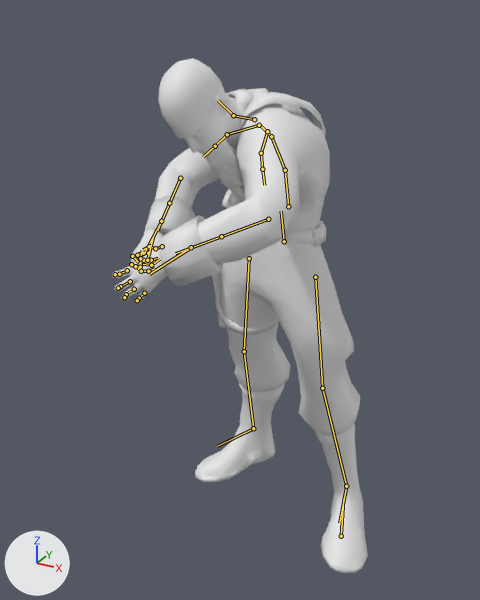
An edit to the glTF model assets_dev/worlds/mm8/models/mm8_m444.glb, drawn before and after from the same camera.
Both versions are drawn from a camera (50 mm lens) standing at (0.844, -1.83, 1.692) and looking at (-0.062, -0.182, 0.868). The lights are fixed; the arrows at lower left show +X, +Y and +Z. The first picture is the older version. Both versions are drawn at frame 4 of the action 'Hit'; the numbers are the values there. The bones that change, and the others that lie on the model, are drawn over the model as lines.

Objects in the first picture: 'Smuggler'.
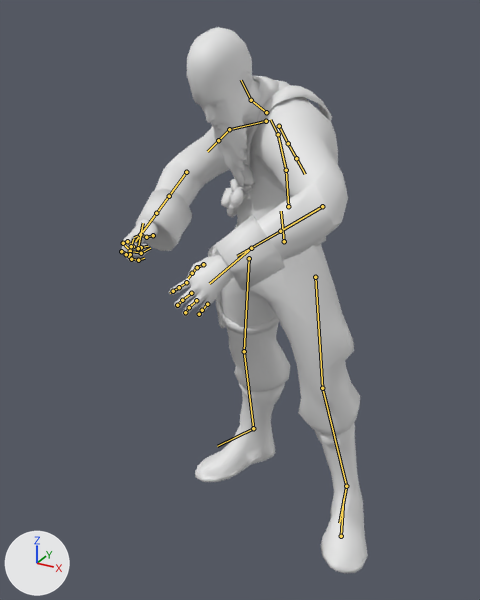
Changed parts and their boxes (x1, y1, x2, y2) in the pictures (480 x 600 px):
'Smuggler', posed (6% taller)
    before: (112, 58, 368, 573)
    after: (121, 27, 368, 573)
bone 'B_Spine', root to tip
    before: (288, 206) to (285, 170)
    after: (288, 206) to (286, 170)
bone 'B_Spine1', root to tip
    before: (285, 170) to (271, 136)
    after: (286, 170) to (278, 134)
bone 'B_Spine2', root to tip
    before: (271, 136) to (260, 125)
    after: (278, 134) to (270, 119)
bone 'B_L_Clavicle', root to tip
    before: (267, 131) to (261, 153)
    after: (279, 126) to (288, 143)
bone 'B_L_UpperArm', root to tip
    before: (261, 153) to (262, 169)
    after: (288, 143) to (296, 158)
bone 'B_L_ForearmTwist', root to tip
    before: (221, 236) to (175, 253)
    after: (280, 231) to (237, 256)
bone 'B_L_Hand', root to tip
    before: (191, 247) to (149, 274)
    after: (251, 248) to (209, 283)
bone 'B_L_Finger0', root to tip
    before: (148, 253) to (143, 253)
    after: (203, 264) to (197, 267)
bone 'B_L_Finger1', root to tip
    before: (127, 270) to (119, 274)
    after: (186, 282) to (179, 287)
bone 'B_L_Finger11', root to tip
    before: (119, 274) to (115, 274)
    after: (179, 287) to (173, 291)
bone 'B_L_Finger2', root to tip
    before: (130, 281) to (120, 286)
    after: (191, 293) to (182, 300)
bone 'B_L_Finger21', root to tip
    before: (120, 286) to (118, 288)
    after: (182, 300) to (177, 305)
bone 'B_L_Finger3', root to tip
    before: (134, 289) to (126, 294)
    after: (196, 300) to (189, 307)
bone 'B_L_Finger31', root to tip
    before: (126, 294) to (124, 297)
    after: (189, 307) to (185, 312)
bone 'B_L_Finger4', root to tip
    before: (144, 293) to (139, 298)
    after: (207, 304) to (202, 310)
bone 'B_L_Finger41', root to tip
    before: (139, 298) to (137, 300)
    after: (202, 310) to (199, 314)
bone 'B_Neck', root to tip
    before: (254, 119) to (233, 115)
    after: (266, 112) to (251, 100)
bone 'B_Head', root to tip
    before: (233, 115) to (218, 100)
    after: (251, 100) to (241, 80)
bone 'B_R_Clavicle', root to tip
    before: (259, 125) to (227, 134)
    after: (266, 121) to (229, 129)
bone 'B_R_UpperArm', root to tip
    before: (227, 134) to (215, 146)
    after: (229, 129) to (218, 140)
bone 'B_R_Forearm', root to tip
    before: (180, 178) to (169, 203)
    after: (186, 172) to (169, 196)
bone 'B_R_Hand', root to tip
    before: (161, 221) to (144, 253)
    after: (156, 213) to (135, 241)

The change in detail:
Bone 'B_Spine' (bone_b_spine) turns from (19, -39, -11) to (13, -27, -8) degrees about its own x, y and z.
Bone 'B_Spine1' (bone_b_spine1) turns from (-16, 7, -26) to (-11, 6, -18) degrees about its own x, y and z.
Bone 'B_Spine2' (bone_b_spine2) turns from (5, -14, -22) to (3, -10, -14) degrees about its own x, y and z.
Bone 'B_L_Clavicle' (bone_b_l_clavicle) turns from (12, 3, -33) to (4, 3, -31) degrees about its own x, y and z.
Bone 'B_L_UpperArm' (bone_b_l_upperarm) turns from (47, -26, -26) to (37, -22, -9) degrees about its own x, y and z.
Bone 'B_L_ForearmTwist' (bone_b_l_forearmtwist) turns from (0, -20, 0) to (0, -14, 0) degrees about its own x, y and z.
Bone 'B_L_Hand' (bone_b_l_hand) turns from (-4, -33, 0) to (-3, -23, 0) degrees about its own x, y and z.
Bone 'B_L_Finger0' (bone_b_l_finger0) turns from (-7, -18, 19) to (-15, -13, 11) degrees about its own x, y and z.
Bone 'B_L_Finger1' (bone_b_l_finger1) turns from (4, -2, 42) to (1, -1, 33) degrees about its own x, y and z.
Bone 'B_L_Finger11' (bone_b_l_finger11) turns from (4, 0, -53) to (2, 0, -42) degrees about its own x, y and z.
Bone 'B_L_Finger2' (bone_b_l_finger2) turns from (4, 0, 31) to (2, 0, 23) degrees about its own x, y and z.
Bone 'B_L_Finger21' (bone_b_l_finger21) turns from (1, 2, -47) to (1, 2, -35) degrees about its own x, y and z.
Bone 'B_L_Finger3' (bone_b_l_finger3) turns from (12, -2, 41) to (12, -1, 30) degrees about its own x, y and z.
Bone 'B_L_Finger31' (bone_b_l_finger31) turns from (-7, -7, -53) to (-7, -7, -42) degrees about its own x, y and z.
Bone 'B_L_Finger4' (bone_b_l_finger4) turns from (-2, -3, 29) to (0, -2, 20) degrees about its own x, y and z.
Bone 'B_L_Finger41' (bone_b_l_finger41) turns from (-3, 1, -40) to (-2, 1, -32) degrees about its own x, y and z.
Bone 'B_Neck' (bone_b_neck) turns from (-9, 23, -34) to (-5, 17, -26) degrees about its own x, y and z.
Bone 'B_Head' (bone_b_head) turns from (-13, 8, 26) to (-9, 6, 21) degrees about its own x, y and z.
Bone 'B_R_Clavicle' (bone_b_r_clavicle) turns from (-5, -3, -48) to (1, -2, -42) degrees about its own x, y and z.
Bone 'B_R_UpperArm' (bone_b_r_upperarm) turns from (-54, -12, -21) to (-44, -1, -13) degrees about its own x, y and z.
Bone 'B_R_Forearm' (bone_b_r_forearm) turns from (-6, 18, -58) to (-5, 14, -56) degrees about its own x, y and z.
Bone 'B_R_Hand' (bone_b_r_hand) turns from (-14, 18, -2) to (-13, 17, -10) degrees about its own x, y and z.
